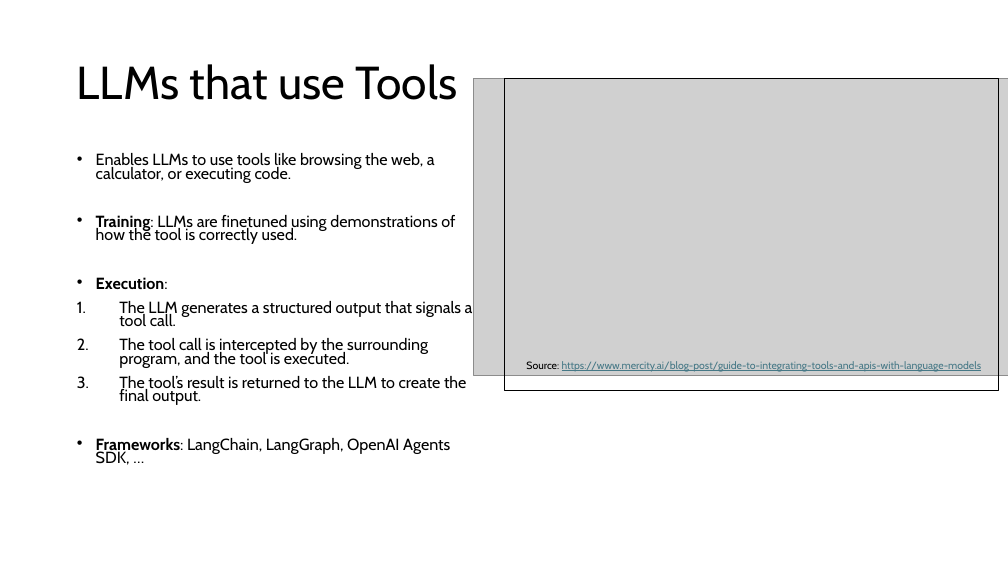
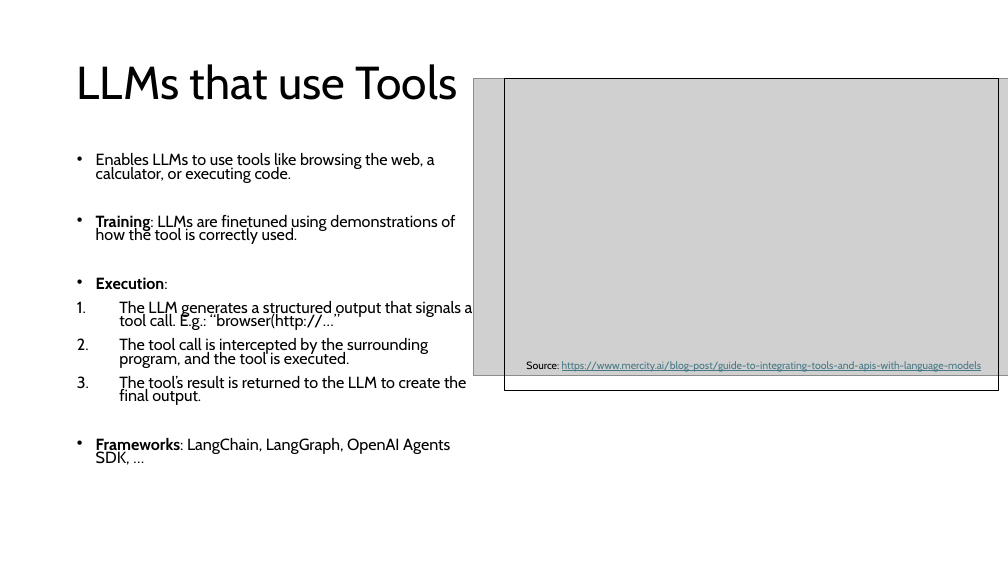
Before and after one commit to mhahsler/CS7320-AI, a slide deck: slide 11 of slides/07_LLM_discussion.pptx (slide 10 before the commit). Drawn at 1008x567 pixels with LibreOffice and Linux fonts; fonts in the diff are those of the drawing; grey boxes stand for pictures. Boxes give left, top, right and bottom in pixels: in the first picture for what was removed or moved away, otherwise in the second. Text is boxed around its words. In the diff, an @@ line names an element or a change of style, - is before the commit and + after.

```diff
--- a/slides/07_LLM_discussion.pptx
+++ b/slides/07_LLM_discussion.pptx
@@ text at bbox=[119, 301, 473, 330]: text changed @@
-1. The LLM generates a structured output that signals a tool call.
+1. The LLM generates a structured output that signals a tool call. E.g.: “browser(http://…”
```
Also in this commit, not shown: 6 other slides changed, 1 slide added.
